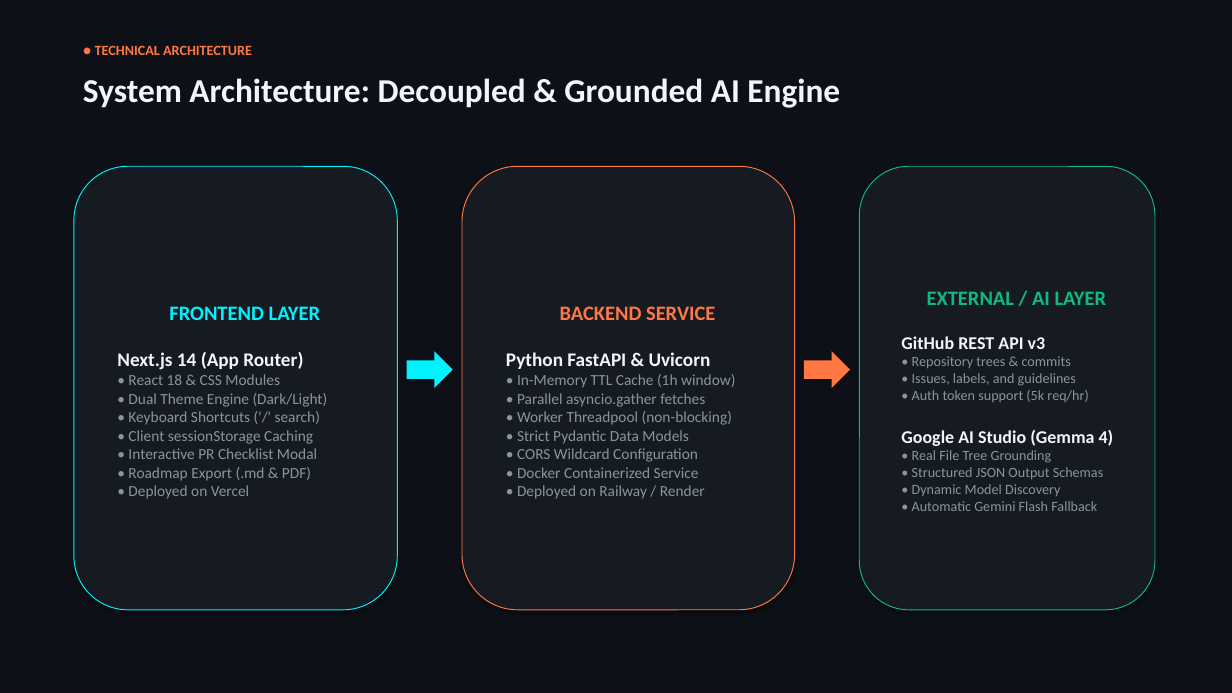
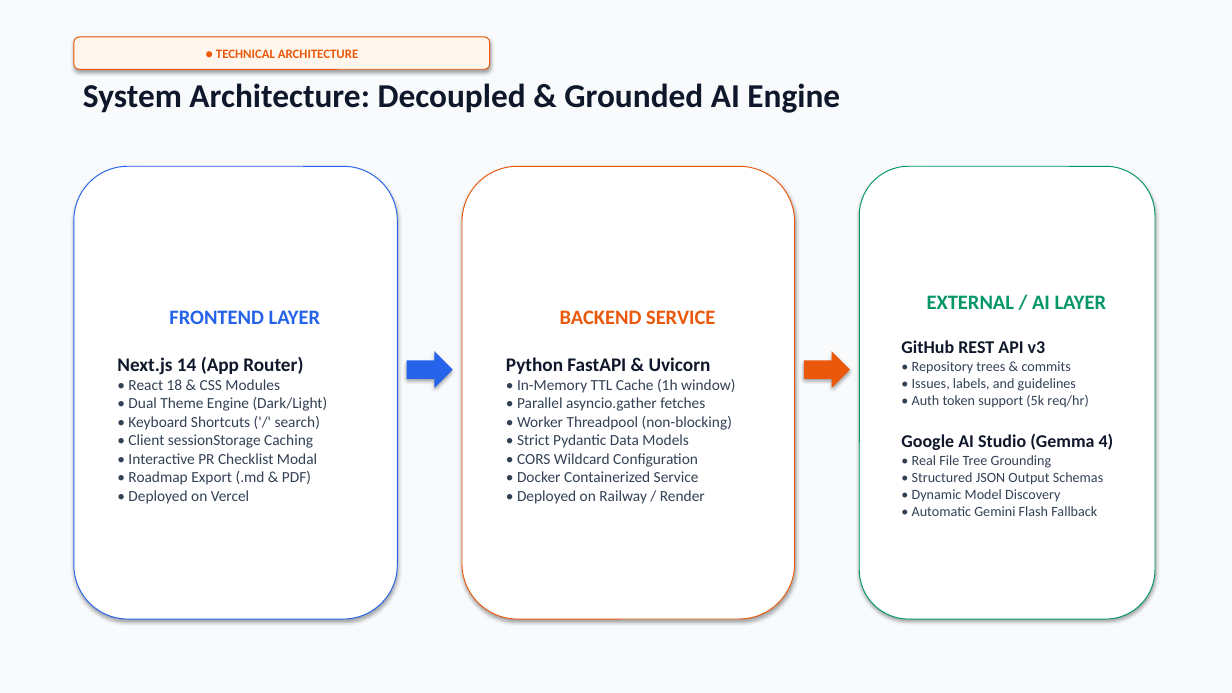
Before and after one commit to AsmitAnand/HacktoberFest-Team-GrandCoders, a slide deck: slide 4 of docs/Hacktoberfest_Copilot_Round2_Presentation.pptx. Drawn at 1232x693 pixels with LibreOffice and Linux fonts; fonts in the diff are those of the drawing. Boxes give left, top, right and bottom in pixels: in the first picture for what was removed or moved away, otherwise in the second. Text is boxed around its words. In the diff, an @@ line names an element or a change of style, - is before the commit and + after.

Commit message:
style: switch round 2 presentation deck to eye-catchy light theme

```diff
--- a/docs/Hacktoberfest_Copilot_Round2_Presentation.pptx
+++ b/docs/Hacktoberfest_Copilot_Round2_Presentation.pptx
@@ rectangle at (x1=0, y1=0, x2=1232, y2=693): fill #0D1117 to #F8FAFC @@
@@ rounded rectangle "● TECHNICAL ARCHITECTURE" resized from (x1=95, y1=45, x2=252, y2=55) to (x1=74, y1=37, x2=490, y2=69) @@
@@ rounded rectangle "● TECHNICAL ARCHITECTURE" at (x1=74, y1=37, x2=490, y2=69): size 11 to 10 pt, text colour #FF7844 to #EA580C; alignment left to centre; vertical alignment top to middle; fill none to #FFF7ED; outline none to #EA580C 0.75 pt; shadow on @@
@@ text "System Architecture: Decoupled & Grounded ..." at (x1=83, y1=83, x2=840, y2=113): text colour #F0F6FC to #0F172A @@
@@ rounded rectangle "FRONTEND LAYER" resized from (x1=74, y1=166, x2=397, y2=610) to (x1=74, y1=166, x2=397, y2=619) @@
@@ rounded rectangle "FRONTEND LAYER" at (x1=74, y1=166, x2=397, y2=619): text colour #00F2FE to #2563EB in "FRONTEND LAYER"; text colour #F0F6FC to #0F172A in "Next.js 14 (App Router)"; text colour #8B949E to #334155 in "• React 18 & CSS Modules", "• Dual Theme Engine (Dark/Light)", "• Keyboard Shortcuts ('/' search)", "• Client sessionStorage Caching" and 3 more places; fill #161B22 to #FFFFFF; outline #00F2FE 0.75 pt to #2563EB 0.75 pt @@
@@ rounded rectangle "BACKEND SERVICE" resized from (x1=462, y1=166, x2=795, y2=610) to (x1=462, y1=166, x2=795, y2=619) @@
@@ rounded rectangle "BACKEND SERVICE" at (x1=462, y1=166, x2=795, y2=619): text colour #FF7844 to #EA580C in "BACKEND SERVICE"; text colour #F0F6FC to #0F172A in "Python FastAPI & Uvicorn"; text colour #8B949E to #334155 in "• In-Memory TTL Cache (1h window)", "• Parallel asyncio.gather fetches", "• Worker Threadpool (non-blocking)", "• Strict Pydantic Data Models" and 3 more places; fill #161B22 to #FFFFFF; outline #FF7844 0.75 pt to #EA580C 0.75 pt @@
@@ rounded rectangle "EXTERNAL / AI LAYER" resized from (x1=860, y1=166, x2=1155, y2=610) to (x1=860, y1=166, x2=1155, y2=619) @@
@@ rounded rectangle "EXTERNAL / AI LAYER" at (x1=860, y1=166, x2=1155, y2=619): text colour #10B981 to #059669 in "EXTERNAL / AI LAYER"; text colour #F0F6FC to #0F172A in "GitHub REST API v3", "Google AI Studio (Gemma 4)"; text colour #8B949E to #334155 in "• Repository trees & commits • Issues, ...", "• Real File Tree Grounding • Structured ..."; fill #161B22 to #FFFFFF; outline #10B981 0.75 pt to #059669 0.75 pt @@
@@ right arrow at (x1=407, y1=351, x2=453, y2=388): fill #00F2FE to #2563EB @@
@@ right arrow at (x1=804, y1=351, x2=850, y2=388): fill #FF7844 to #EA580C @@
```
Also in this commit, not shown: 7 other slides changed.
